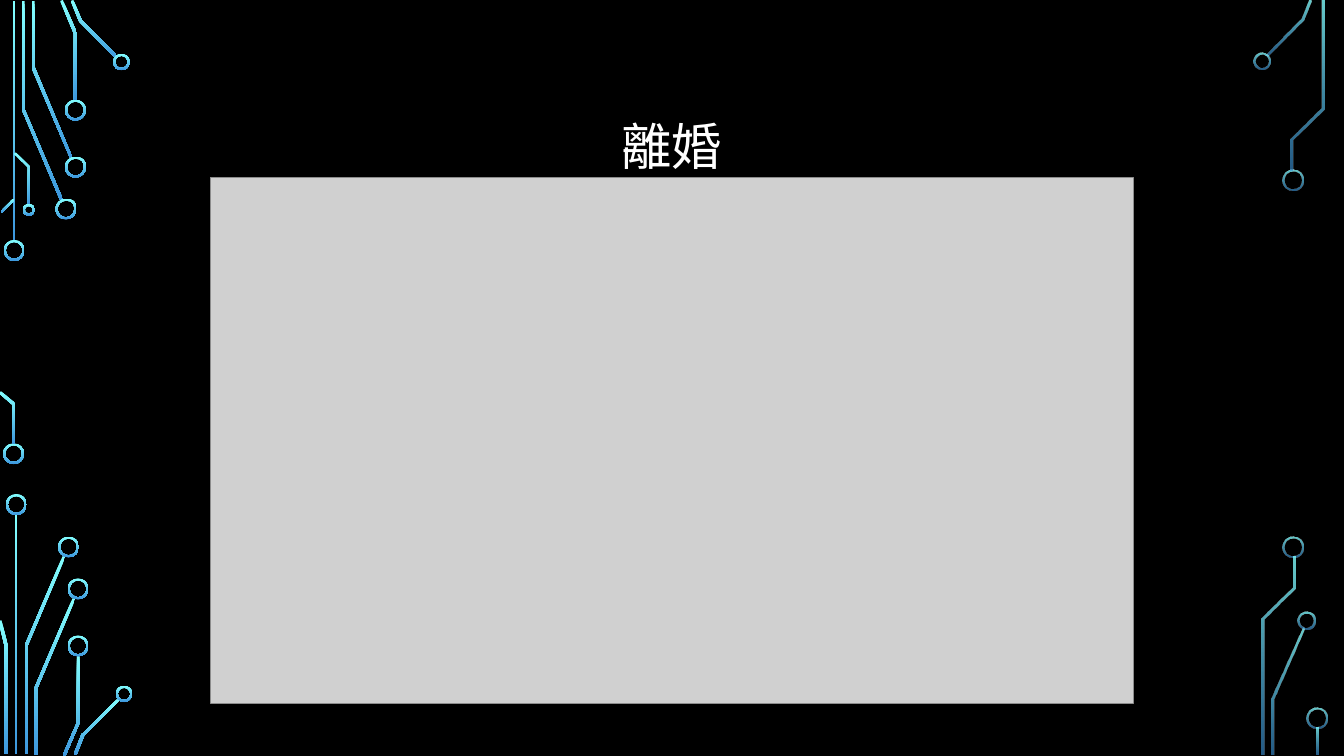
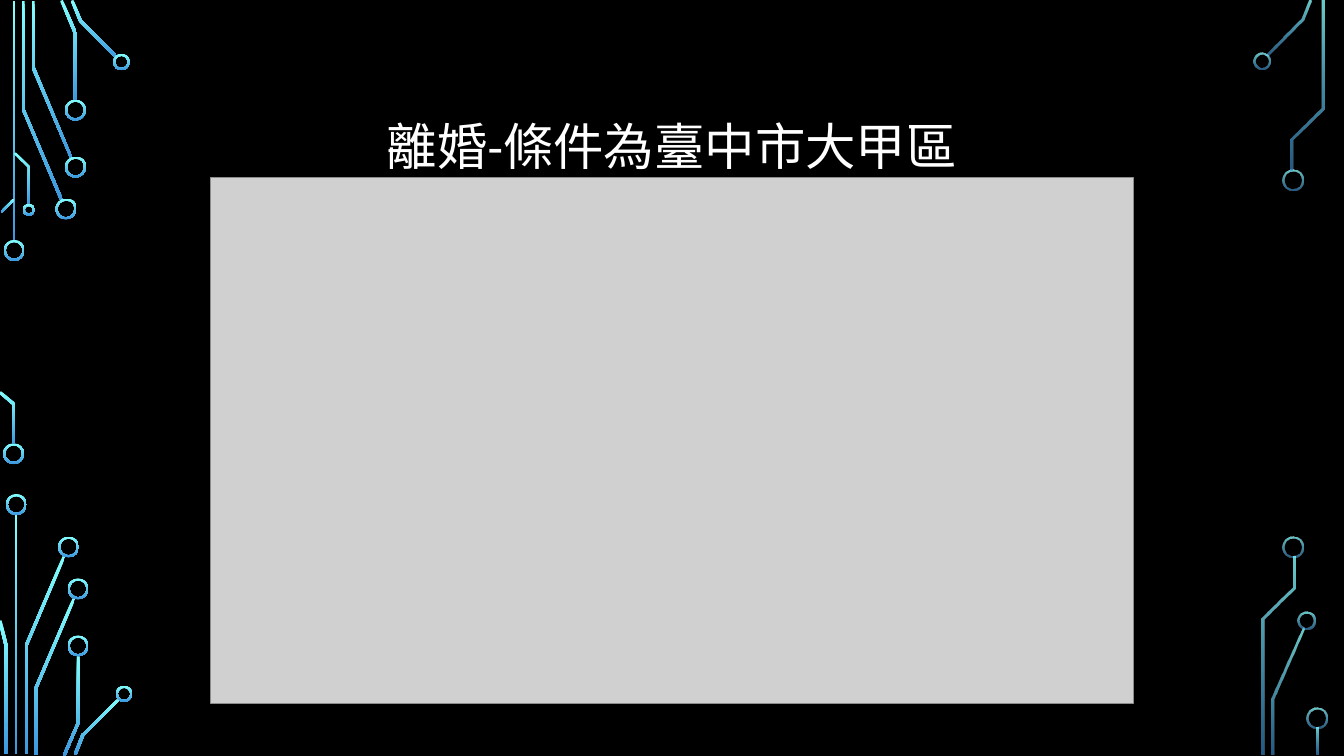
Before and after one commit to HSMonsterKing/Marriage-Analysis, a slide deck: slide 9 of 那些人較易結婚或離婚.pptx. Drawn at 1344x756 pixels with LibreOffice and Linux fonts; fonts in the diff are those of the drawing; grey boxes stand for pictures; background and template pictures are left out. Boxes give left, top, right and bottom in pixels: in the first picture for what was removed or moved away, otherwise in the second. Text is boxed around its words. In the diff, an @@ line names an element or a change of style, - is before the commit and + after.

```diff
--- a/那些人較易結婚或離婚.pptx
+++ b/那些人較易結婚或離婚.pptx
@@ title at [387,122,957,178]: text changed @@
-離婚
+離婚-條件為臺中市大甲區
```
Also in this commit, not shown: 5 other slides changed, 1 slide added, 1 slide removed, 22 other files.
